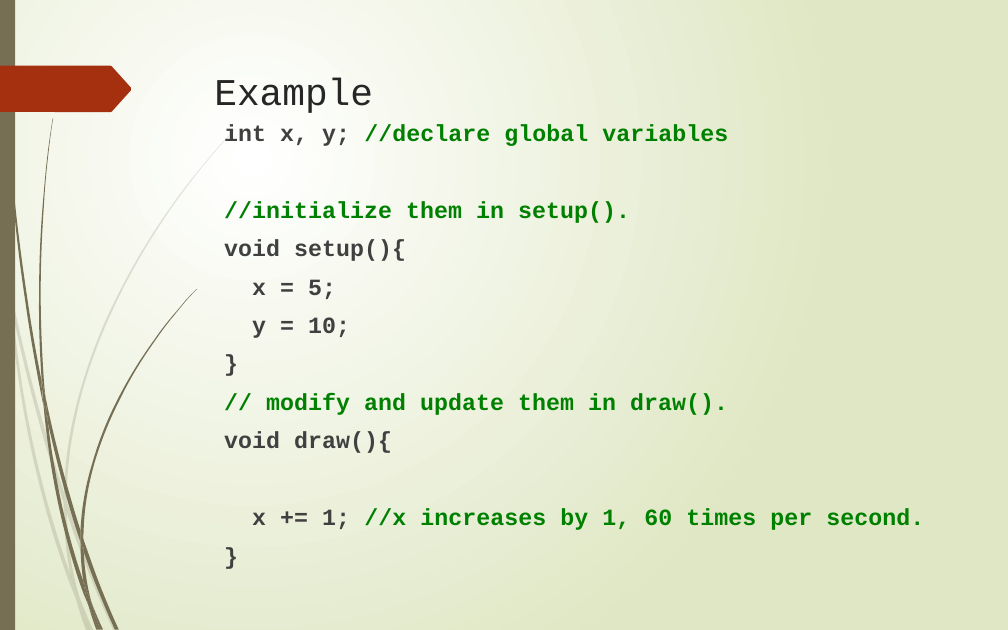
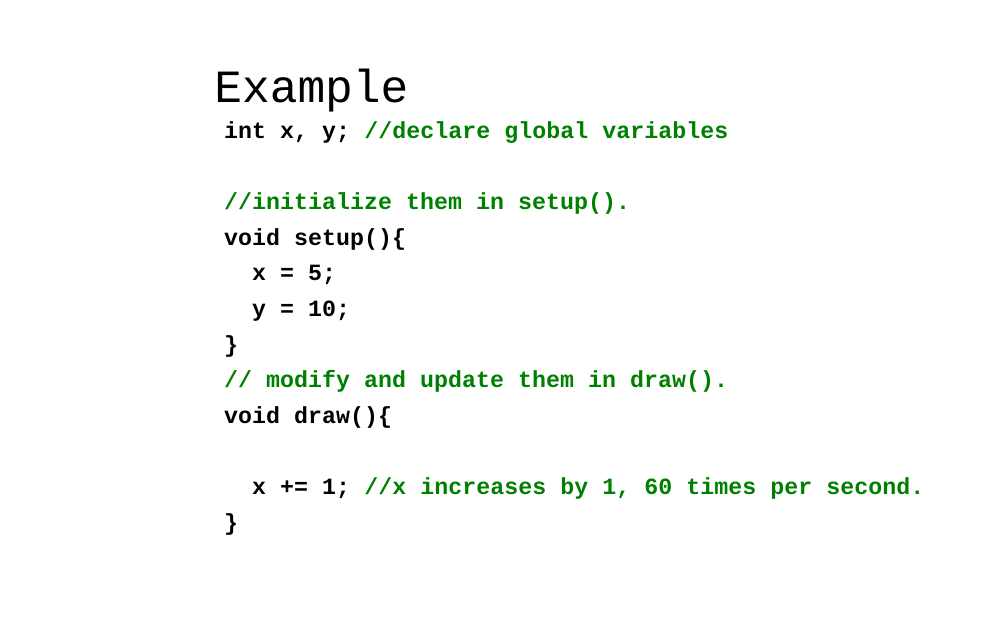
Before and after one commit to LongBaoNguyen/longbaonguyen.github.io, a slide deck: slide 7 of courses/apcsa/processing/processing1.pptx. Drawn at 1008x630 pixels with LibreOffice and Linux fonts; fonts in the diff are those of the drawing. Boxes give left, top, right and bottom in pixels: in the first picture for what was removed or moved away, otherwise in the second. Text is boxed around its words. In the diff, an @@ line names an element or a change of style, - is before the commit and + after.

```diff
--- a/courses/apcsa/processing/processing1.pptx
+++ b/courses/apcsa/processing/processing1.pptx
@@ background gradient #FFFFFF to #DFE8C4 to #FFFFFF @@
@@ rectangle removed at [0, 0, 15, 630] @@
@@ title "Example" at [214, 69, 408, 112]: size 27 to 33 pt, text colour #262626 to #000000; line spacing 1 to 0.9 @@
@@ freeform shape removed at [0, 66, 131, 112] @@
@@ text "int x, y; //declare global ..." at [224, 121, 924, 499]: text colour #404040 to #000000 in "int x, y;", "void setup(){", "x = 5;", "y = 10;" and 4 more places; line spacing 1 to 0.9 @@
@@ group removed at [0, 128, 236, 630]: 10 freeform shapes @@
@@ group removed at [2, 0, 198, 630]: 12 freeform shapes @@
```
Also in this commit, not shown: 31 other slides changed, 7 other files.
